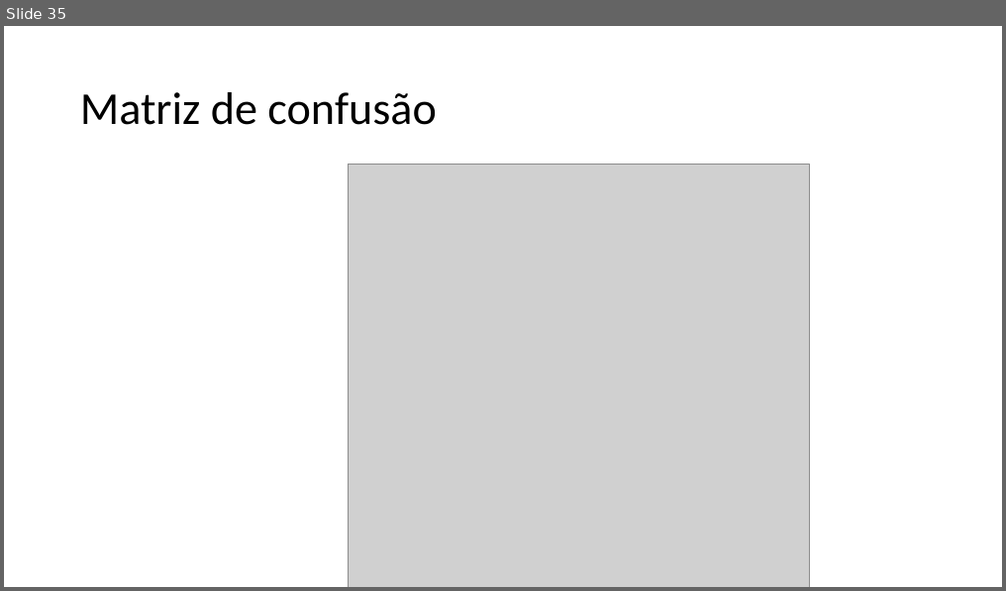
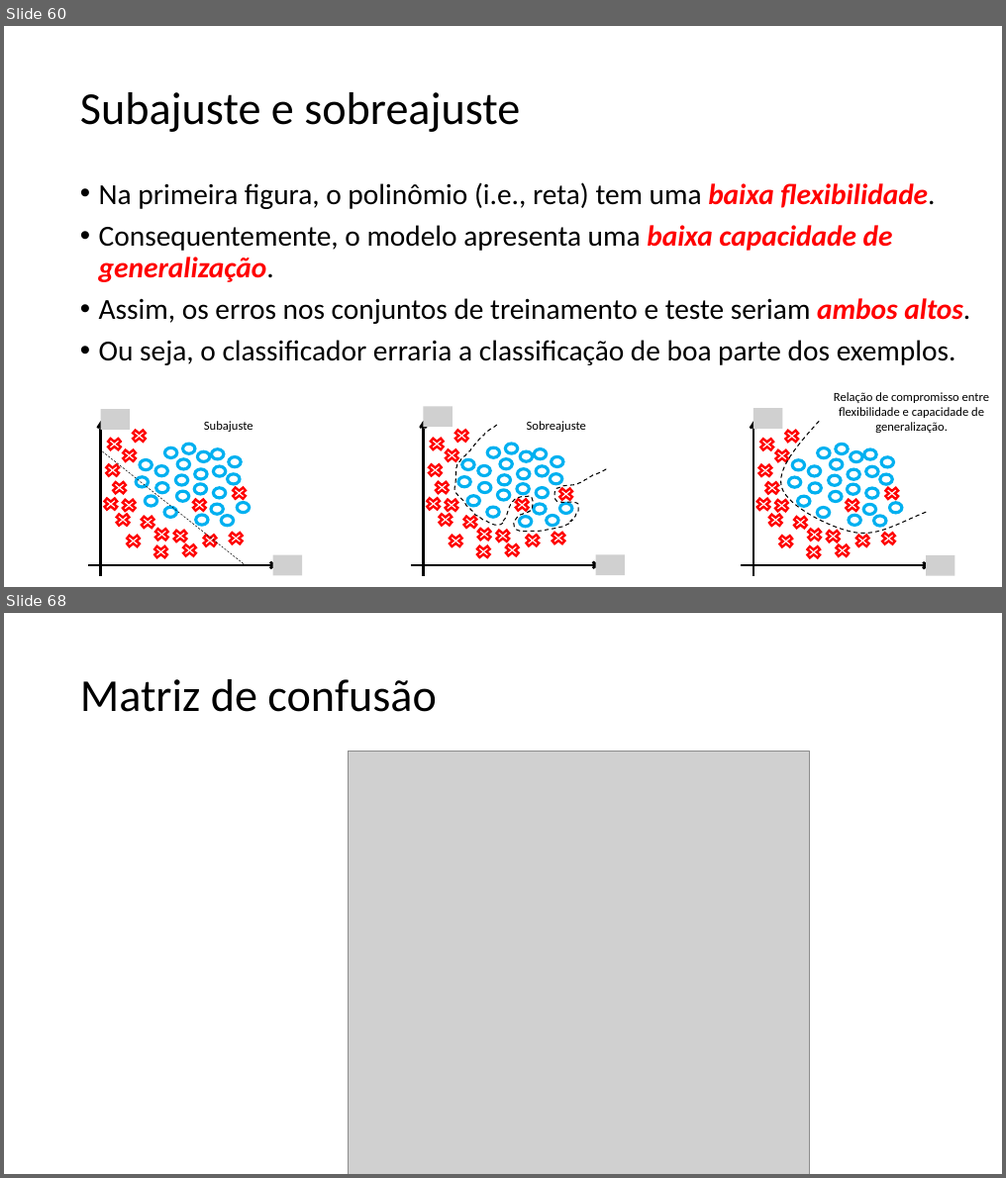
Before and after one commit to zz4fap/c24_inteligencia_artificial, a slide deck: slides/C24_Classificação.pptx. Shown one above the other, each under a label of ours: slide 35 before the commit, slides 60 and 68 after it; the slides between them are not shown. The pictures are 1006x591 and 1006x1178 pixels, drawn with LibreOffice and Linux fonts; fonts in the diff are those of the drawing; grey boxes stand for pictures. Boxes give left, top, right and bottom in pixels: in the first picture for what was removed or moved away, otherwise in the second. Text is boxed around its words. In the diff, an @@ line names an element or a change of style, - is before the commit and + after.

```diff
--- a/slides/C24_Classificação.pptx
+++ b/slides/C24_Classificação.pptx
@@ slide 60 added at [4,26,1002,587], background #FFFFFF @@
@@ title added at [80,92,520,132], 44 pt, text #000000 @@
+Subajuste e sobreajuste
@@ text added at [99,182,970,366], 28 pt, text #000000 @@
+• Na primeira figura, o polinômio (i.e., reta) tem uma baixa flexibilidade.
+• Consequentemente, o modelo apresenta uma baixa capacidade de generalização.
+• Assim, os erros nos conjuntos de treinamento e teste seriam ambos altos.
+• Ou seja, o classificador erraria a classificação de boa parte dos exemplos.
@@ group added at [742,392,989,577]: 23 ellipses, 18 crosses, 2 arrows, 2 pictures, 1 freeform shape, 1 text @@
+Relação de compromisso entre flexibilidade e capacidade de generalização.
@@ text added at [204,421,253,432], 12 pt, text #000000 @@
+Subajuste
@@ group added at [411,406,625,576]: 23 ellipses, 18 crosses, 2 arrows, 2 pictures, 1 freeform shape @@
@@ text added at [527,421,586,432], 12 pt, text #000000 @@
+Sobreajuste
@@ group added at [88,409,302,577]: 23 ellipses, 18 crosses, 2 arrows, 2 pictures, 1 line @@
@@ what was slide 35 is now slide 68 @@
```
Also in this commit, not shown: 32 other slides added.
